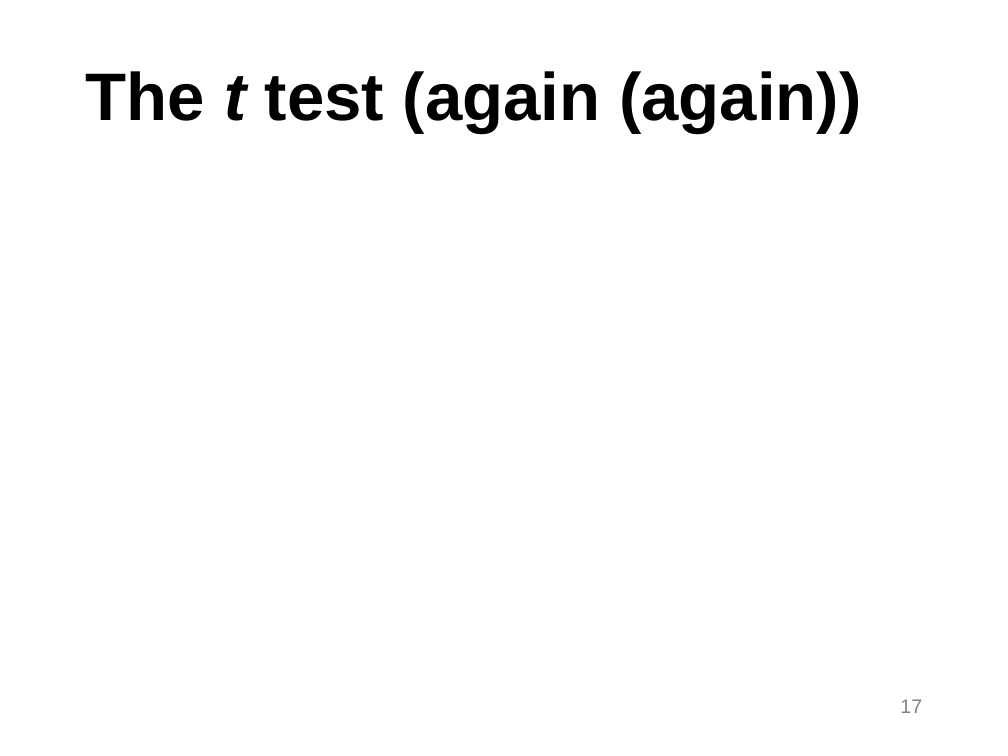
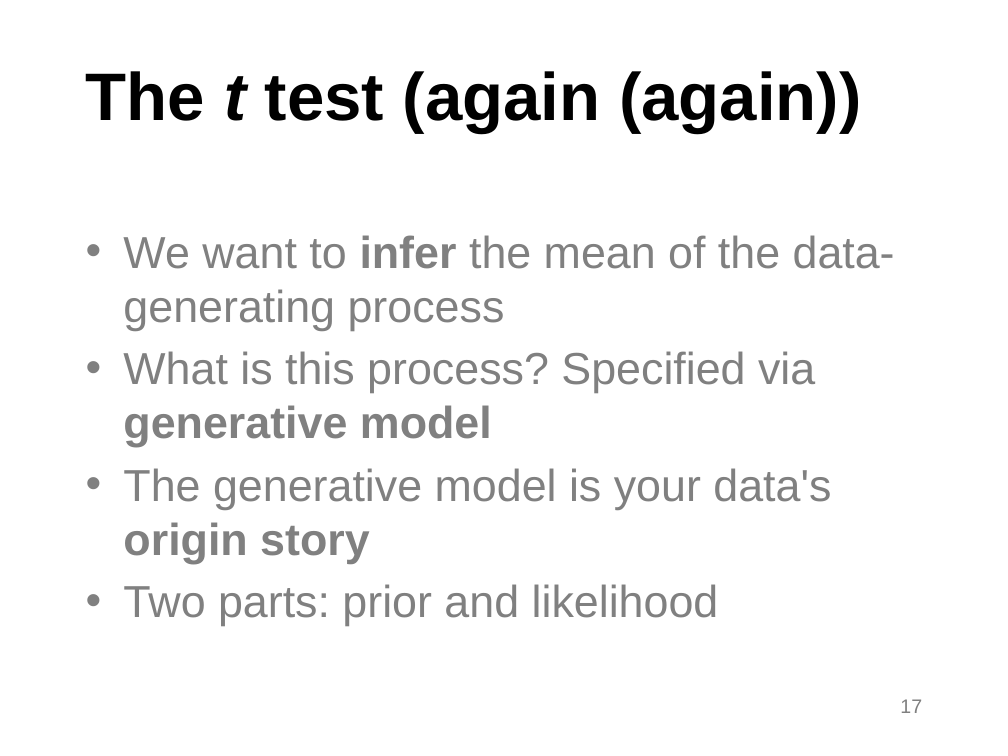
Before and after one commit to kleinschmidt/rutgers-deeper-data-analysis, a slide deck: slide 17 of bayes/deeper-data-bayes.pptx. Drawn at 1008x756 pixels with LibreOffice and Linux fonts; fonts in the diff are those of the drawing. Boxes give left, top, right and bottom in pixels: in the first picture for what was removed or moved away, otherwise in the second. Text is boxed around its words. In the diff, an @@ line names an element or a change of style, - is before the commit and + after.

```diff
--- a/bayes/deeper-data-bayes.pptx
+++ b/bayes/deeper-data-bayes.pptx
@@ text added at bbox=[123, 235, 895, 626], 32 pt, text #808080 @@
+• We want to infer the mean of the data-generating process
+• What is this process? Specified via generative model
+• The generative model is your data's origin story
+• Two parts: prior and likelihood
```
Also in this commit, not shown: 9 slides added, 2 slides removed, 3 other files.
